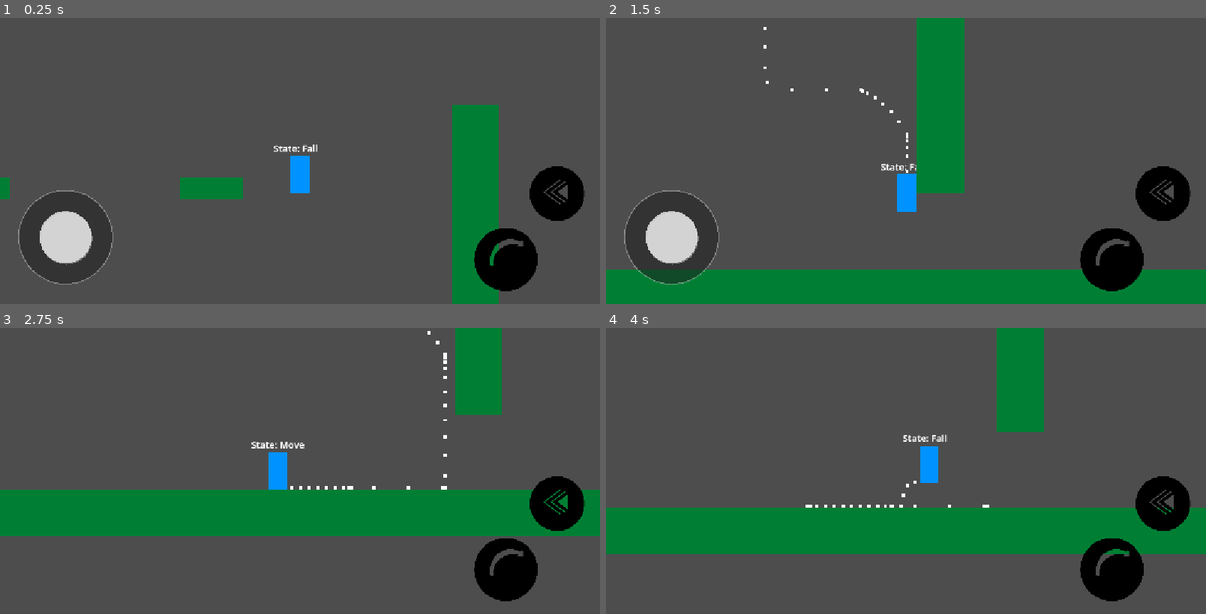
Above: before the commit, frames 1-4 (two rows, left to right).
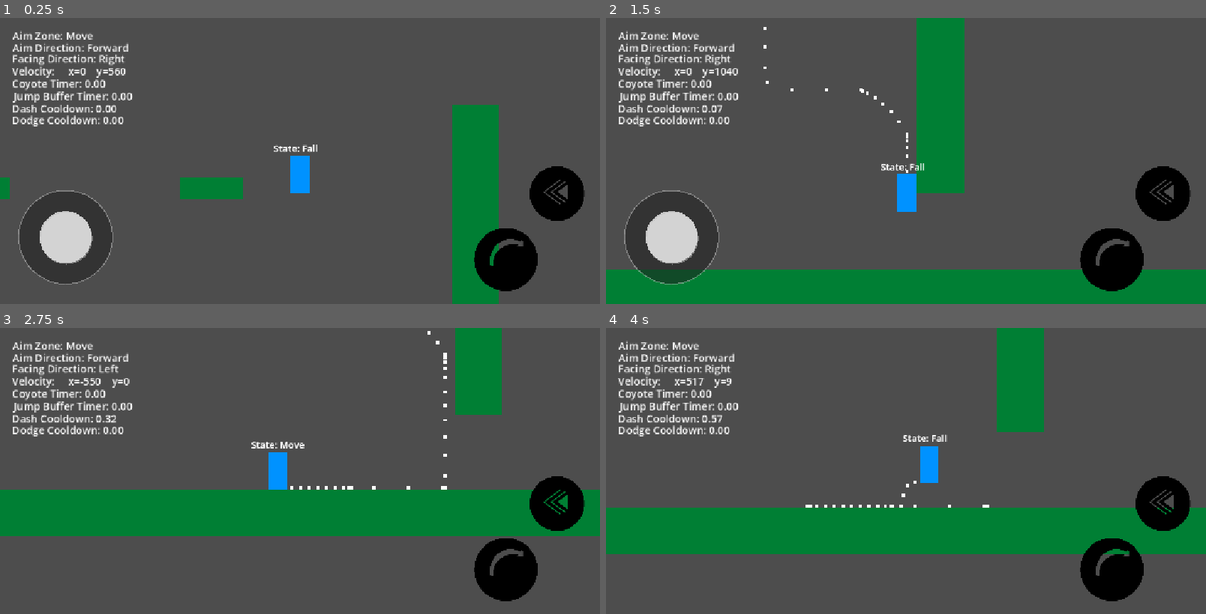
Above: after the commit, the same moments.

Repository: Mrdarx444/Veinbreaker
Game: Godot game, scene res://source/test/world.tscn
The game is run twice, just before and just after one commit, with the same random seed, the same clock (stepped at 60 frames per second) and the same inputs.
Inputs (mouse positions are in pixels of both pictures, inside the frame that each line leads up to):
- Up to frame 1 (0.25 s): no input
- Up to frame 2 (1.5 s): tap Enter at 0.5 s; move the mouse to (1038, 146) at 0.52 s; hold D (Right) 0.53-1.25 s; tap Shift (Dash) at 0.6 s; click (1038, 146) at 0.67 s; tap Space (Jump) at 0.77 s; drag from (786, 175) to (876, 218) at 1.27 s
- Up to frame 3 (2.75 s): move the mouse to (360, 408) at 2.02 s; hold A (Left) from 2.03 s (still down); tap Shift (Dash) at 2.1 s
- Up to frame 4 (4 s): release A (Left) at 2.75 s; drag from (876, 528) to (726, 428) at 2.77 s; move the mouse to (1086, 513) at 3.52 s; hold D (Right) from 3.53 s (still down); tap Shift (Dash) at 3.6 s; tap Space (Jump) at 3.77 s

The runs differ from the first frame. In frame 1, 2.1% of the frame differs, in the area x 2-23%, y 4-38%; in frame 2, 2.1%, in the area x 2-53%, y 4-54%; in frame 3, 2.1%; in frame 4, 2.1%.

Commit message:
Fix Dodge After Dash Cooldown time BUG

Diff:
--- a/source/scenes/Player/player.tscn
+++ b/source/scenes/Player/player.tscn
@@ -307,6 +307,7 @@
 label_settings = SubResource("LabelSettings_ck846")
 
 [node name="StateLabel" type="Label" parent="." unique_id=1840347626]
+z_index = 1
 anchors_preset = 7
 anchor_left = 0.5
 anchor_top = 1.0
--- a/source/scripts/Player/States/dodge_state.gd
+++ b/source/scripts/Player/States/dodge_state.gd
@@ -4,6 +4,7 @@
 func enter(state_owner: Node2D, state_machine: StateMachine) -> void:
 	var player: Player = (state_owner as Player)
 	player.velocity.x = player.dodge_velocity * -player.facing_direction
+	player.velocity.y = 0
 	player.dodge_timer.start()
 	player.is_dodging = true
 
--- a/source/scripts/Player/States/double_jump.gd
+++ b/source/scripts/Player/States/double_jump.gd
@@ -17,16 +17,13 @@
 		return &"Fall"
 	if can_wall_slide(player):
 		return &"WallSlide"
-	if (
-		Input.is_action_just_pressed("Dash") and
-		player.dash_cooldown_timer.is_stopped() and
-		player.can_dash
-	):
+	if Input.is_action_just_pressed("Dash") and player.can_dash:
 		if player.joystick.aim_direction == player.joystick.AimDirection.UP:
 			if player.dodge_cooldown_timer.is_stopped() and player.unlocked_dodge:
 				return &"Dodge"
 			else :
 				return &""
 		else :
-			return &"Dash"
+			if player.dash_cooldown_timer.is_stopped():
+				return &"Dash"
 	return &""
--- a/source/scripts/Player/States/fall_state.gd
+++ b/source/scripts/Player/States/fall_state.gd
@@ -53,18 +53,15 @@
 			return &"DoubleJump"
 	if can_wall_slide(player):
 		return &"WallSlide"
-	if (
-		Input.is_action_just_pressed("Dash") and
-		player.dash_cooldown_timer.is_stopped() and
-		player.can_dash
-	):
+	if Input.is_action_just_pressed("Dash") and player.can_dash:
 		if player.joystick.aim_direction == player.joystick.AimDirection.UP:
 			if player.dodge_cooldown_timer.is_stopped() and player.unlocked_dodge:
 				return &"Dodge"
 			else :
 				return &""
 		else :
-			return &"Dash"
+			if player.dash_cooldown_timer.is_stopped():
+				return &"Dash"
 	return &""
 
 func exit(state_owner: Node2D, state_machine: StateMachine) -> void:
--- a/source/scripts/Player/States/idle_state.gd
+++ b/source/scripts/Player/States/idle_state.gd
@@ -26,16 +26,13 @@
 	if !player.jump_buffer_timer.is_stopped() and player.can_jump:
 		player.jump_buffer_timer.stop()
 		return &"Jump"
-	if (
-		Input.is_action_just_pressed("Dash") and
-		player.dash_cooldown_timer.is_stopped() and
-		player.can_dash
-	):
+	if Input.is_action_just_pressed("Dash") and player.can_dash:
 		if player.joystick.aim_direction == player.joystick.AimDirection.UP:
 			if player.dodge_cooldown_timer.is_stopped() and player.unlocked_dodge:
 				return &"Dodge"
 			else :
 				return &""
 		else :
-			return &"Dash"
+			if player.dash_cooldown_timer.is_stopped():
+				return &"Dash"
 	return &""
--- a/source/scripts/Player/States/jump_state.gd
+++ b/source/scripts/Player/States/jump_state.gd
@@ -17,16 +17,13 @@
 		return &"Fall"
 	if can_wall_slide(player):
 		return &"WallSlide"
-	if (
-		Input.is_action_just_pressed("Dash") and
-		player.dash_cooldown_timer.is_stopped() and
-		player.can_dash
-	):
+	if Input.is_action_just_pressed("Dash") and player.can_dash:
 		if player.joystick.aim_direction == player.joystick.AimDirection.UP:
 			if player.dodge_cooldown_timer.is_stopped() and player.unlocked_dodge:
 				return &"Dodge"
 			else :
 				return &""
 		else :
-			return &"Dash"
+			if player.dash_cooldown_timer.is_stopped():
+				return &"Dash"
 	return &""
--- a/source/scripts/Player/States/move_state.gd
+++ b/source/scripts/Player/States/move_state.gd
@@ -16,16 +16,13 @@
 	if !player.jump_buffer_timer.is_stopped() and player.can_jump:
 		player.jump_buffer_timer.stop()
 		return &"Jump"
-	if (
-		Input.is_action_just_pressed("Dash") and
-		player.dash_cooldown_timer.is_stopped() and
-		player.can_dash
-	):
+	if Input.is_action_just_pressed("Dash") and player.can_dash:
 		if player.joystick.aim_direction == player.joystick.AimDirection.UP:
 			if player.dodge_cooldown_timer.is_stopped() and player.unlocked_dodge:
 				return &"Dodge"
 			else :
 				return &""
 		else :
-			return &"Dash"
+			if player.dash_cooldown_timer.is_stopped():
+				return &"Dash"
 	return &""
--- a/source/scripts/Player/player.gd
+++ b/source/scripts/Player/player.gd
@@ -75,7 +75,7 @@
 @onready var stunning_timer: Timer = $Timers/StunningTimer
 
 # Debugging
-const DEBUG_MODE: bool = false
+const DEBUG_MODE: bool = true
 @onready var debug_labels_container: Control = $HUD/Debug
 @onready var zone_label: Label = $HUD/Debug/Zone
 @onready var direction_label: Label = $HUD/Debug/Direction
